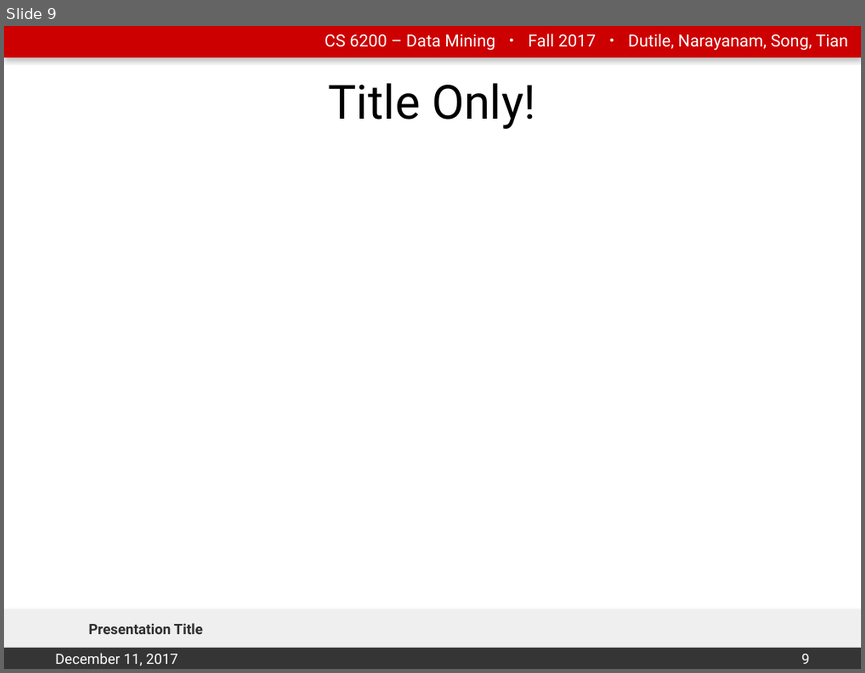
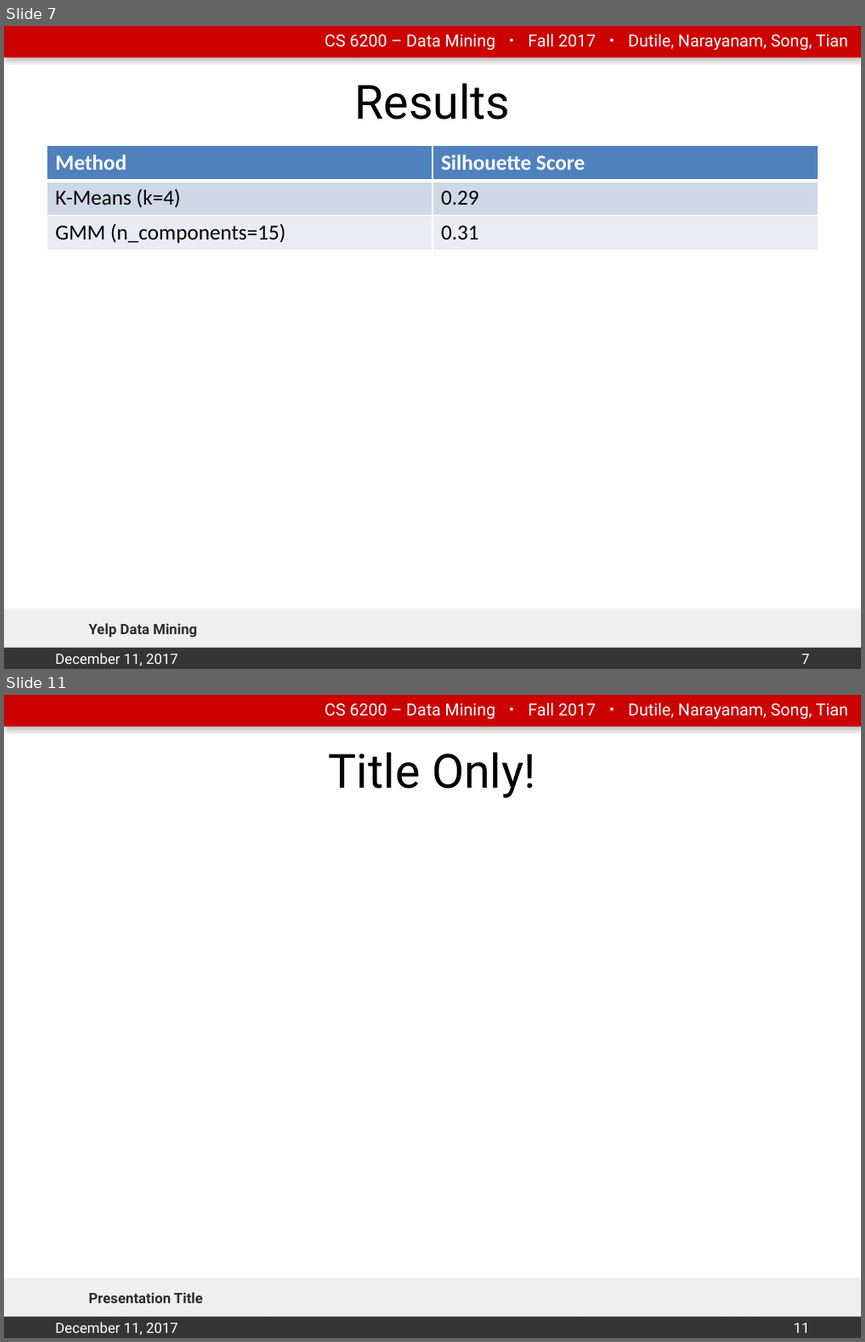
Before and after one commit to emily-jean/yelp-data-mining, a slide deck: presentation/Presentation.pptx. Shown one above the other, each under a label of ours: slide 9 before the commit, slides 7 and 11 after it; the slides between them are not shown. The pictures are 865x673 and 865x1342 pixels, drawn with LibreOffice and Linux fonts; fonts in the diff are those of the drawing; background and template pictures are left out. Boxes give left, top, right and bottom in pixels: in the first picture for what was removed or moved away, otherwise in the second. Text is boxed around its words. In the diff, an @@ line names an element or a change of style, - is before the commit and + after.

```diff
--- a/presentation/Presentation.pptx
+++ b/presentation/Presentation.pptx
@@ slide 7 added at [4,26,861,669], background #FFFFFF; not listed: 4 template elements that a slide beside it also shows @@
@@ title added at [354,83,510,120], 39.6 pt, text #000000 @@
+Results
@@ table added at [46,146,818,250], 3 rows, 2 columns @@
+Method | Silhouette Score
+K-Means (k=4) | 0.29
+GMM (n_components=15) | 0.31
@@ text added at [89,623,197,637], 12 pt, text #2D2D2D, bold @@
+Yelp Data Mining
@@ text added at [55,652,178,665], 12 pt, text #FFFFFF @@
+December 11, 2017
@@ page number added at [801,653,809,664], 12 pt, text #FFFFFF @@
+7
@@ what was slide 9 is now slide 11 @@
@@ page number at [794,1322,810,1333]: text changed @@
-9
+11
```
Also in this commit, not shown: 8 slides changed, 1 other slide added.
